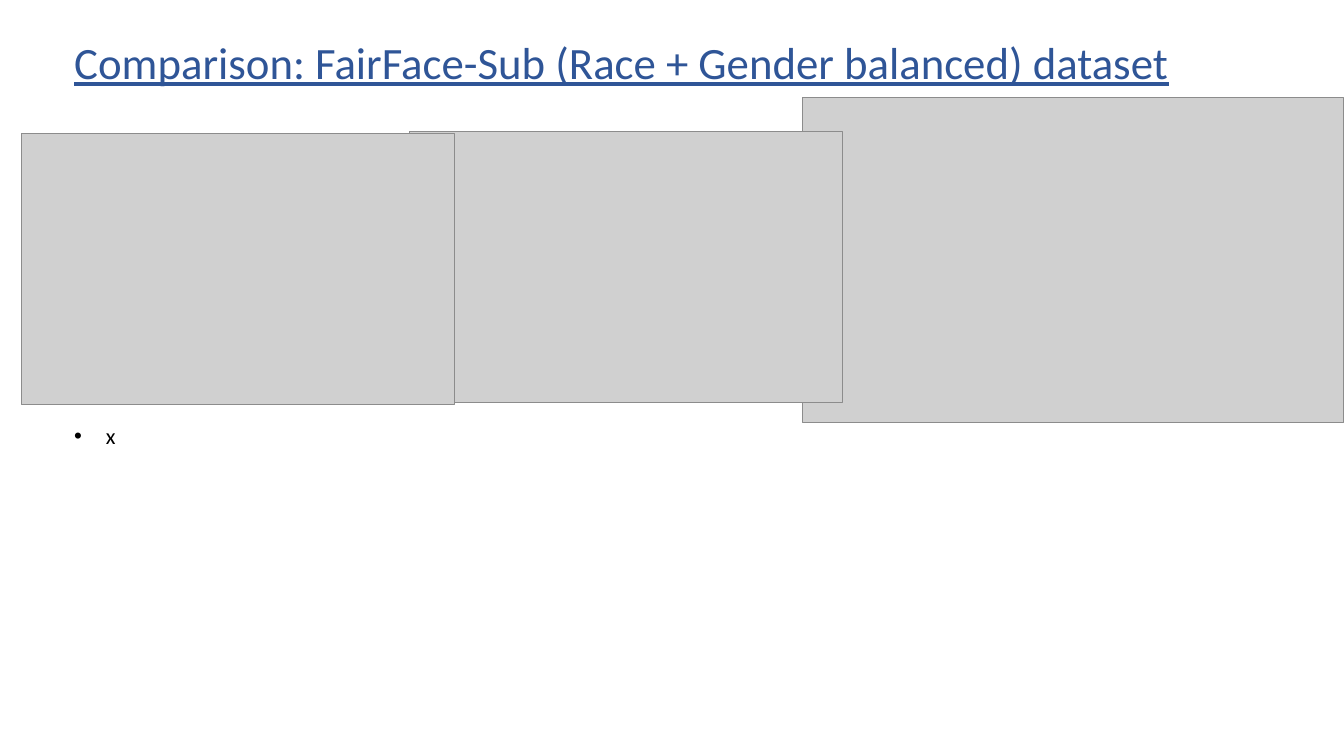
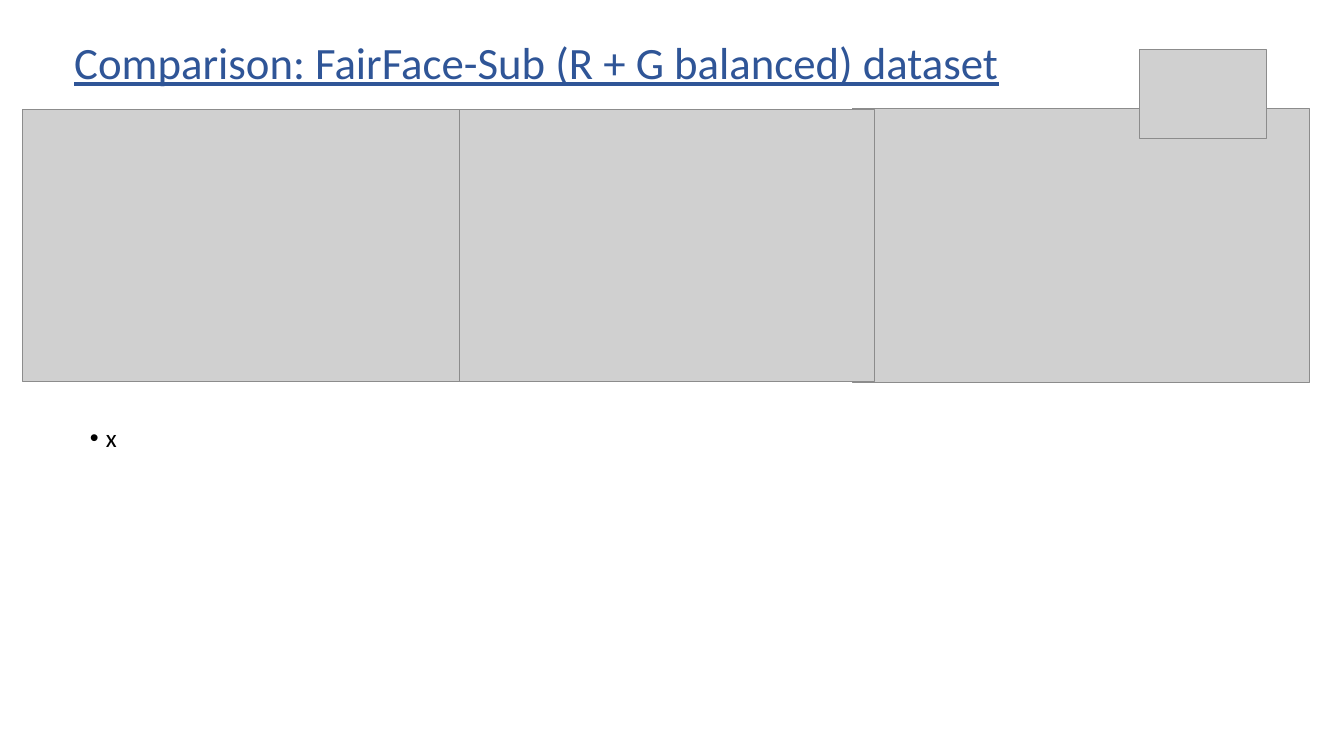
Before and after one commit to subirkumarparida/DDPM, a slide deck: slide 22 of Bias_Diffusion_v5.pptx. Drawn at 1344x756 pixels with LibreOffice and Linux fonts; fonts in the diff are those of the drawing; grey boxes stand for pictures. Boxes give left, top, right and bottom in pixels: in the first picture for what was removed or moved away, otherwise in the second. Text is boxed around its words. In the diff, an @@ line names an element or a change of style, - is before the commit and + after.

Commit message:
PPT updates

```diff
--- a/Bias_Diffusion_v5.pptx
+++ b/Bias_Diffusion_v5.pptx
@@ text at bbox=[74, 46, 998, 87]: text changed @@
-Comparison: FairFace-Sub (Race + Gender balanced) dataset
+Comparison: FairFace-Sub (R + G balanced) dataset
@@ picture added at bbox=[1140, 49, 1267, 138] @@
@@ picture: place and size @@
-picture at bbox=[21, 134, 455, 405]
+picture at bbox=[23, 109, 460, 382]
@@ picture: place and size @@
-picture at bbox=[409, 132, 843, 403]
+picture at bbox=[438, 109, 874, 382]
@@ picture: place and size @@
-picture at bbox=[803, 98, 1344, 422]
+picture at bbox=[853, 109, 1310, 383]
@@ text "x" at bbox=[106, 435, 117, 447]: size 16 to 18 pt; indent changed; more space between paragraphs; columns 1 to 2 @@
```
Also in this commit, not shown: 2 other slides changed, 1 other file.
